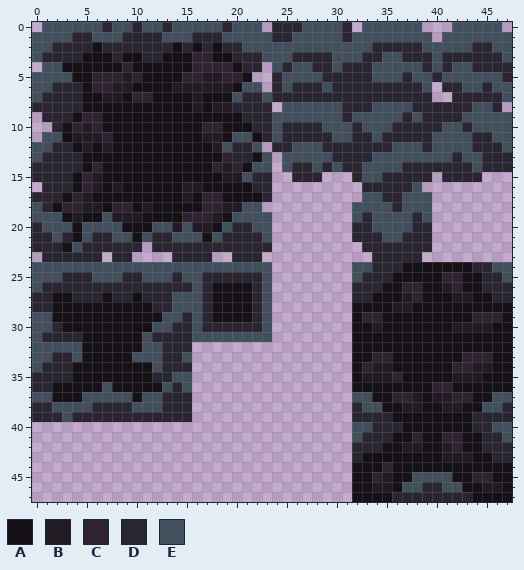
Pixel-art file: Assets/Tiles/Rocks.aseprite. The picture above is the old version.
48x48 pixels, 1 frame. Colours within 5 levels of each other are drawn and written as one.
Palette (. is transparent): A #141015  B #221b23  C #2f2331  D #292632  E #424f5d
Pixels before, first column x 0:
 0 .EEEEEEDEEDEEDEEEEEDEEE.DDDEEEED.EEEEEE...EEEEE.
 1 EEEEDDEEEDDDDEEEDDDEEEEEDDEEEEEDEEEEEEEE.EEEEEEE
 2 EEDDDDADDDDDDDADADADDEEEEEEEEEEEEEDDDDDEEEEEDDEE
 3 EDDDDAAADAADDAAACCAADDDEEEDDDDEEEDDEEDDDEDDDDDDE
 4 .EEAAAAAACAAAAAACCCCADD.EDEEDDEDDDEEEEEDEDEEDDDD
 5 EEEEAACCCBCAAAACCBBCCA..DEEEEDDDDDEEEDEEDEEEEEED
 6 EEDDDACCBBAAAABBBBBBAEE.DEDDDEDDDDDDDDDE.DDEEDEE
 7 EDDDDAABBACCAAAABAAAEDDEDDDDDDDDDDDDDDDD..DDDDDE
 8 DDDDDAAAAAAAAAAABABBDDDD.EEEEEEDDDEEEEDDDDDDEED.
 9 .DDDACCAAAAAAAAAAAAAADDDEEEEEEEDEEEEEDEDDDDEEEEE
10 ..DACBCAAAAAAAAAACCAAADDEDDDDEEEDEEEDDDDDEEDEEEE
11 .EEABBBCAAAAAAAAABBAEEADEDDDDDEEDDEDDDDDEEEEDDEE
12 EEDDABABAAAAAAAAAABEDDE.DDEEEDDDDDDDEEEDEEEEDDDE
13 EDDDDAAAAAAAAAAAAAACDDAE.EEEEEDDDDEEEEEEEEDEEDDD
14 DDDDDACAAAAAAAAAAACBCAEE.EDDEDEDDEEEEDDDDDDDEDDD
15 DDDDACBAAAAAAAAAAAABBEDD..DDD...DEEDDDDD.DDDD...
16 .DDDACBABAAAAAABBAAAAADD.........DDDDDE.........
17 DDDACBAAAAAAAAABACCAAAAD.........EEDDEEE........
18 EDACCBBACCABAAAAACCBBEE.........EEEEDEEE........
19 EEEABAAEBBBAAAACCCBAEEEE........EDEEEEDE........
20 DEEEAEEEEAAAEEBEBBAEDDEE........DDEEEEDD........
21 DDEDAEDDEEAEDDEEEAEDDDDE........DDDEEDDD........
22 DDDAEDDDDDD.DDDDDDDDDDDD.........DDDDDDD........
23 .DDDDDD.DD....DDDD..DDD...........DDDDD.........
24 EEEEEEEEEEEEEEEEEEEEEEEE........EEDDDAAAAAAADDEE
25 EEEDDDEEEDDEEEDEEDDDDDDE........EDDDAAAAACCAADDE
26 EDDDDDDDDDDDDDDDEDAAAADE........DDDAACCAABCAADDD
27 DDAADDDADDADDDEEEDAAAADE........DDAAABCAAABBAADD
28 DDAAAAAAAAAADDEEEDAAAADE........AAAABBAAAAAAAAAA
29 EEAAAAAAAAAAAEEDEDAAAADE........ACCAAAAAAAAACCCA
30 EEDAAAAAAAAAEEDDEDDDDDDE........AABAAAAAAABBBBAA
31 EDDDDAAAAAAEDDDDEEEEEEEE........AAAAAAAAAAAAAAAA
32 EEEEEAAAAAAEEDDD................AAAAAAAAAAAAAAAA
33 EEDDEAAAAAEEEDDE................AACCAAAAAAACCCAA
34 EDDDAAAAAAAAEDDD................ACBBAAAAAACCBBAA
35 DDDDAAAAAAAADDEE................ABBBCAAAAABBBAAA
36 DDAAAAAEAAAAAEDE................AAAAAAAACCAAAAAA
37 EEAAAEEEEEAEEDDD................EEAACCBABBCCAAEE
38 DDEEEEDDDDEEEDDD................DEEAABBAABBAAEED
39 DDDEDDDDDDDDDDDD................DDDDAAAAAAAADDDD
40 ................................EEDDDAAAAAAADDEE
41 ................................EDDDAACAACCAADDE
42 ................................DDDAABBAABCAADDD
43 ................................DAAAAAAAABBBAADD
44 ................................AAACAAAAAAAAAAAA
45 ................................AACBAAEEEEAACCAA
46 ................................AABBAEEDDEEAABBA
47 ................................AAAADDDDDDDDAAAA
Once edited:
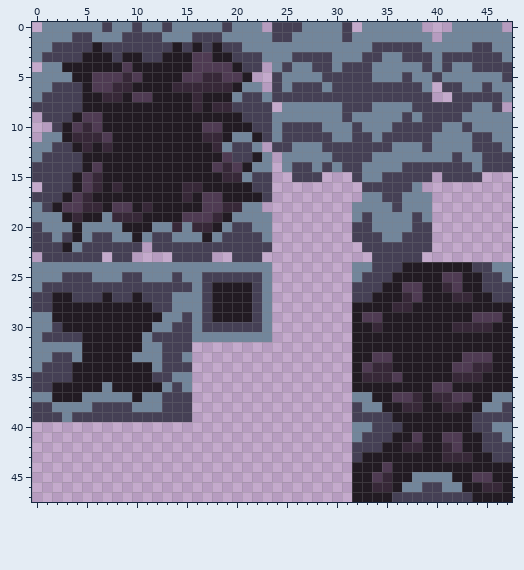
Diff:
Colour A changes from #141015 to #221b23.
Colour B changes from #221b23 to #372838.
Colour C changes from #2f2331 to #4f3b53.
Colour D changes from #292632 to #454055.
Colour E changes from #424f5d to #72869b.
Pixel boxes of the changes (left, top, right, bottom) in both pictures:
changed: (32, 22, 512, 502)
